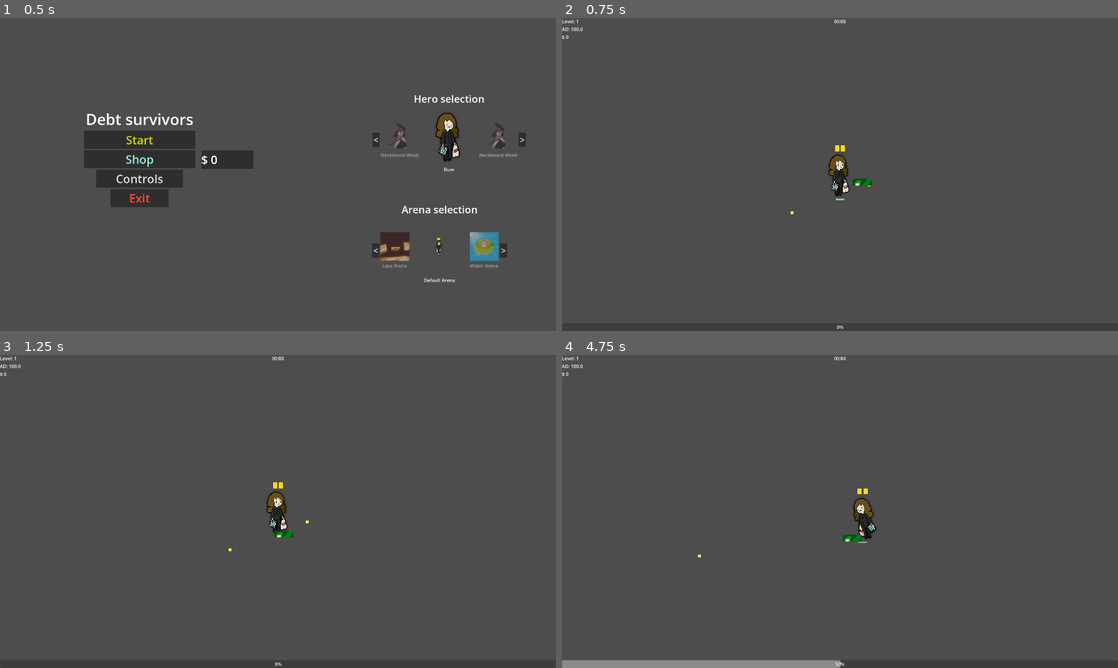
Above: before the commit, frames 1-4 (two rows, left to right).
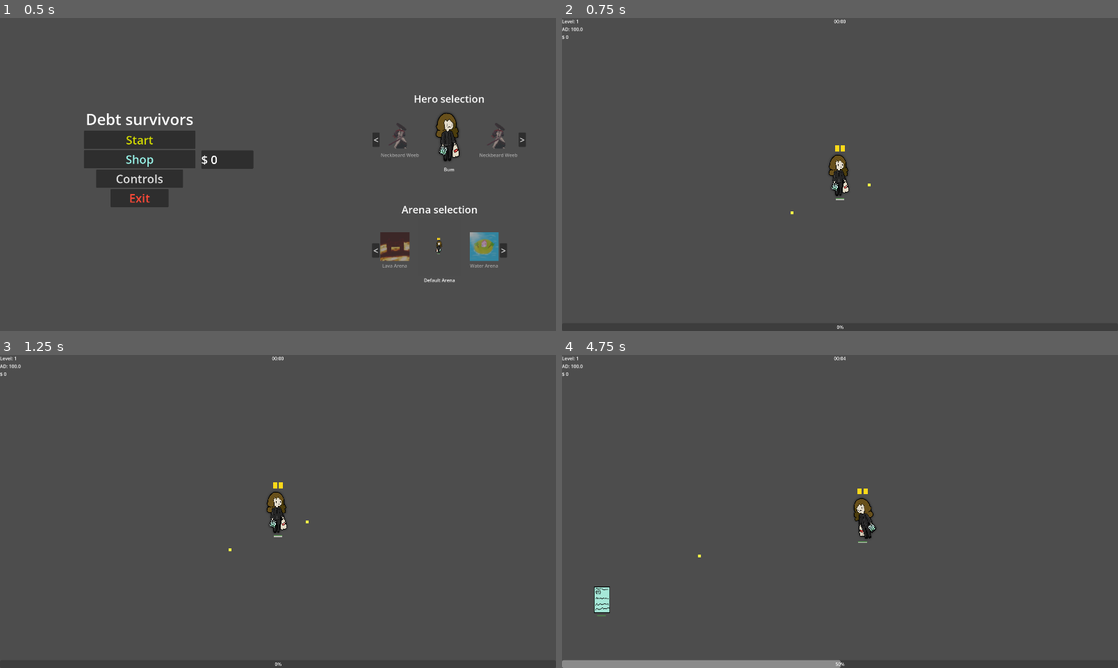
Above: after the commit, the same moments.

Repository: Vilkiy/Debt-Survivors
Game: Godot game, scene res://logic/UI/main_menu/main_menu.tscn
Two runs of this game, one before a commit and one after it. Both use one fixed random seed, a clock stepped at 60 frames per second and the inputs below.
Inputs (mouse positions are in pixels of both pictures, inside the frame that each line leads up to):
- Up to frame 1 (0.5 s): no input
- Up to frame 2 (0.75 s): click "Start" at 0.5 s
- Up to frame 3 (1.25 s): no input
- Up to frame 4 (4.75 s): tap Enter at 1.25 s; move the mouse to (962, 495) at 1.27 s; hold D (move_right) 1.28-2.03 s; tap Space (dash) every 0.75 s from 1.35 to 4.35 s; click (962, 495) at 1.42 s; move the mouse to (728, 527) at 2.02 s; hold S (move_down) 2.03-2.78 s; move the mouse to (895, 442) at 2.77 s; hold D (move_right) 2.78-3.53 s; move the mouse to (812, 574) at 3.52 s; hold W (move_up) 3.53-4.28 s; click (812, 574) at 3.67 s; move the mouse to (1006, 558) at 4.27 s; hold A (move_left) from 4.28 s (still down)

Frame 1 is identical in both runs. In frame 2, less than 0.1% of the frame differs, in the area x 52-56%, y 51-54%; in frame 3, less than 0.1%; in frame 4, 0.3%, in the area x 5-54%, y 57-84%.

Commit message:
Balance changes

Diff:
--- a/logic/UI/main_menu/arena_selection.gd
+++ b/logic/UI/main_menu/arena_selection.gd
@@ -21,7 +21,8 @@
 		"waves": [
 			"res://logic/enemy_spawner/waves/wave1.tres",
 			"res://logic/enemy_spawner/waves/wave2.tres",
-			"res://logic/enemy_spawner/waves/wave3.tres"
+			"res://logic/enemy_spawner/waves/wave3.tres",
+			"res://logic/enemy_spawner/waves/wave4.tres"
 		]
 	},
 	{
--- a/logic/enemies/big_enemy.gd
+++ b/logic/enemies/big_enemy.gd
@@ -1,8 +1,8 @@
 extends Enemy
 
 func _ready():
-	hp = 1200
-	max_hp = 1200
+	hp = 1000
+	max_hp = 1000
 	speed = 100
 	damage = 10
 	xpAmount = 40
--- a/logic/enemies/fast_enemy.gd
+++ b/logic/enemies/fast_enemy.gd
@@ -1,8 +1,8 @@
 extends Enemy
 
 func _ready():
-	hp = 400
-	max_hp = 400
+	hp = 200
+	max_hp = 200
 	speed = 160
 	damage = 5
 	xpAmount = 10
--- a/logic/enemies/medium_enemy.gd
+++ b/logic/enemies/medium_enemy.gd
@@ -1,8 +1,8 @@
 extends Enemy
 
 func _ready():
-	max_hp = 700
-	hp = 700
+	max_hp = 400
+	hp = 400
 	speed = 140
 	damage = 7
 	xpAmount = 20
--- a/logic/enemies/ranged_enemy/ranged_enemy.gd
+++ b/logic/enemies/ranged_enemy/ranged_enemy.gd
@@ -7,8 +7,8 @@
 const PROJECTILE = preload("res://logic/enemies/ranged_enemy/projectile.tscn")
 
 func _ready():
-	hp = 200
-	max_hp = 300
+	hp = 400
+	max_hp = 400
 	speed = 100
 	damage = 10
 	xpAmount = 30
--- a/logic/enemy_spawner/waves/wave1.tres
+++ b/logic/enemy_spawner/waves/wave1.tres
@@ -4,15 +4,15 @@
 
 [resource]
 script = ExtResource("1_t18jy")
-duration = 300.0
-spawn_interval = 5.0
-spawn_count = 3
-spawn_count_max = 8
-spawn_radius = 600.0
+duration = 20.0
+spawn_count = 2
+spawn_count_max = 3
+spawn_radius = 1200.0
 enemy_weights = {
-0: 8,
-1: 0,
+0: 70,
+1: 30,
 2: 0,
-3: 2
+3: 0
 }
+scaling_enabled = false
 metadata/_custom_type_script = "uid://b2mebq0s4q6t5"
--- a/logic/enemy_spawner/waves/wave2.tres
+++ b/logic/enemy_spawner/waves/wave2.tres
@@ -4,15 +4,14 @@
 
 [resource]
 script = ExtResource("1_e0xer")
-duration = 300.0
-spawn_interval = 4.0
-spawn_count = 5
-spawn_count_max = 10
-spawn_radius = 600.0
+spawn_count = 2
+spawn_count_max = 4
+spawn_radius = 1200.0
 enemy_weights = {
-0: 5,
-1: 0,
-2: 3,
-3: 2
+0: 45,
+1: 35,
+2: 20,
+3: 0
 }
+scaling_enabled = false
 metadata/_custom_type_script = "uid://b2mebq0s4q6t5"
--- a/logic/enemy_spawner/waves/wave3.tres
+++ b/logic/enemy_spawner/waves/wave3.tres
@@ -4,14 +4,15 @@
 
 [resource]
 script = ExtResource("1_yx2wt")
-duration = 180.0
-spawn_count = 10
-spawn_radius = 600.0
+duration = 40.0
+spawn_count = 4
+spawn_count_max = 8
+spawn_radius = 1200.0
 enemy_weights = {
-0: 3,
-1: 3,
-2: 2,
-3: 2
+0: 35,
+1: 25,
+2: 20,
+3: 20
 }
-is_last_wave = true
+scaling_enabled = false
 metadata/_custom_type_script = "uid://b2mebq0s4q6t5"
--- /dev/null
+++ b/logic/enemy_spawner/waves/wave4.tres
@@ -0,0 +1,19 @@
+[gd_resource type="Resource" script_class="WaveResource" format=3 uid="uid://d3a0ufjn8i8mc"]
+
+[ext_resource type="Script" uid="uid://b2mebq0s4q6t5" path="res://logic/enemy_spawner/wave_resource.gd" id="1_sv27w"]
+
+[resource]
+script = ExtResource("1_sv27w")
+duration = 40.0
+spawn_interval = 1.0
+spawn_count = 4
+spawn_count_max = 8
+spawn_radius = 1200.0
+enemy_weights = {
+0: 30,
+1: 30,
+2: 15,
+3: 25
+}
+is_last_wave = true
+metadata/_custom_type_script = "uid://b2mebq0s4q6t5"
--- a/logic/playable_characters/Shotgun_Character.tscn
+++ b/logic/playable_characters/Shotgun_Character.tscn
@@ -14,7 +14,6 @@
 [ext_resource type="Texture2D" uid="uid://cs2d8hck1djmj" path="res://visuals/characters/homeless_debt_survivor/dept_survivor_idle1.png" id="5_y63lr"]
 [ext_resource type="Texture2D" uid="uid://ctbeltfnuis14" path="res://visuals/characters/homeless_debt_survivor/dept_survivor_idle2.png" id="6_jjopo"]
 [ext_resource type="PackedScene" uid="uid://by68j4348uh2i" path="res://logic/UI/character_specific/shotgun_character/bullet_display.tscn" id="10_y63lr"]
-[ext_resource type="PackedScene" uid="uid://dlfftm4knh8bb" path="res://logic/gameplay_elements/weapons/orbit_weapon/orbit_weapon.tscn" id="14_symur"]
 [ext_resource type="Script" uid="uid://dpvwuppksliqu" path="res://Assets/Scenes/pause_menu.gd" id="15_3iaiu"]
 
 [sub_resource type="SpriteFrames" id="SpriteFrames_y63lr"]
@@ -122,8 +121,6 @@
 unique_name_in_owner = true
 visible = false
 
-[node name="OrbitWeapon" parent="Weapons" unique_id=1743880968 instance=ExtResource("14_symur")]
-
 [node name="BulletDisplay" parent="." unique_id=1837519910 instance=ExtResource("10_y63lr")]
 
 [node name="CanvasLayer" type="CanvasLayer" parent="." unique_id=1425588000]
